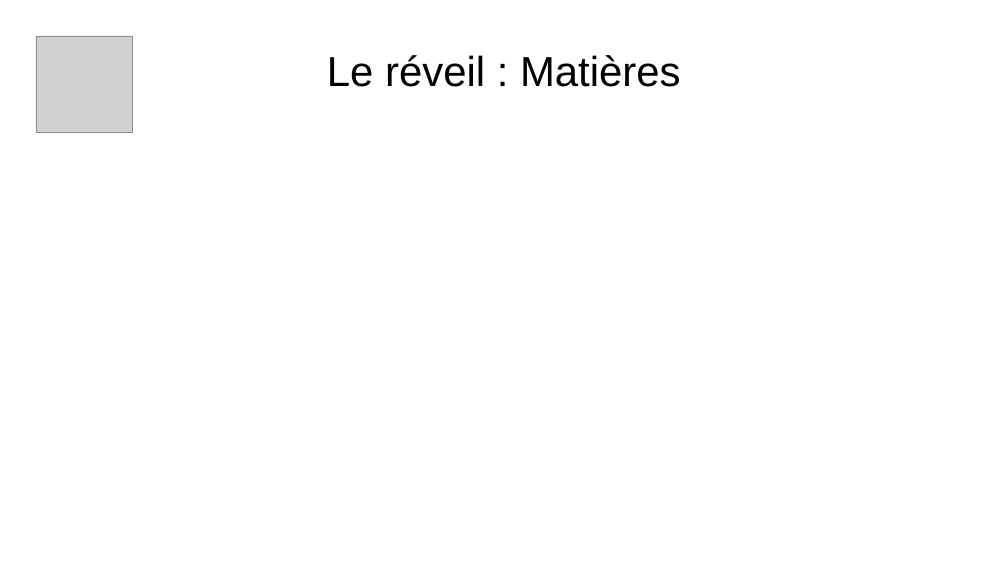
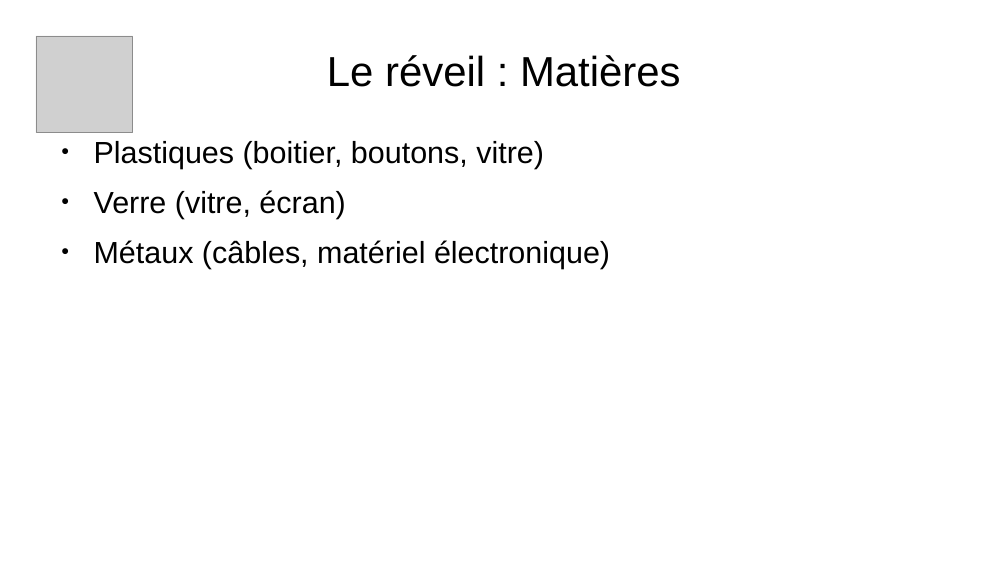
Before and after one commit to Merliin42/Cours-Techno, a slide deck: slide 11 of Introduction/Correction Activité.odp. Drawn at 1008x567 pixels with LibreOffice and Linux fonts; fonts in the diff are those of the drawing; grey boxes stand for pictures; background and template pictures are left out. Boxes give left, top, right and bottom in pixels: in the first picture for what was removed or moved away, otherwise in the second. Text is boxed around its words. In the diff, an @@ line names an element or a change of style, - is before the commit and + after.

```diff
--- a/Introduction/Correction Activité.odp
+++ b/Introduction/Correction Activité.odp
@@ text added at (94,141,610,269), 24 pt, text #000000 @@
+● Plastiques (boitier, boutons, vitre)
+● Verre (vitre, écran)
+● Métaux (câbles, matériel électronique)
```
Also in this commit, not shown: 19 other slides changed, 4 other files.
